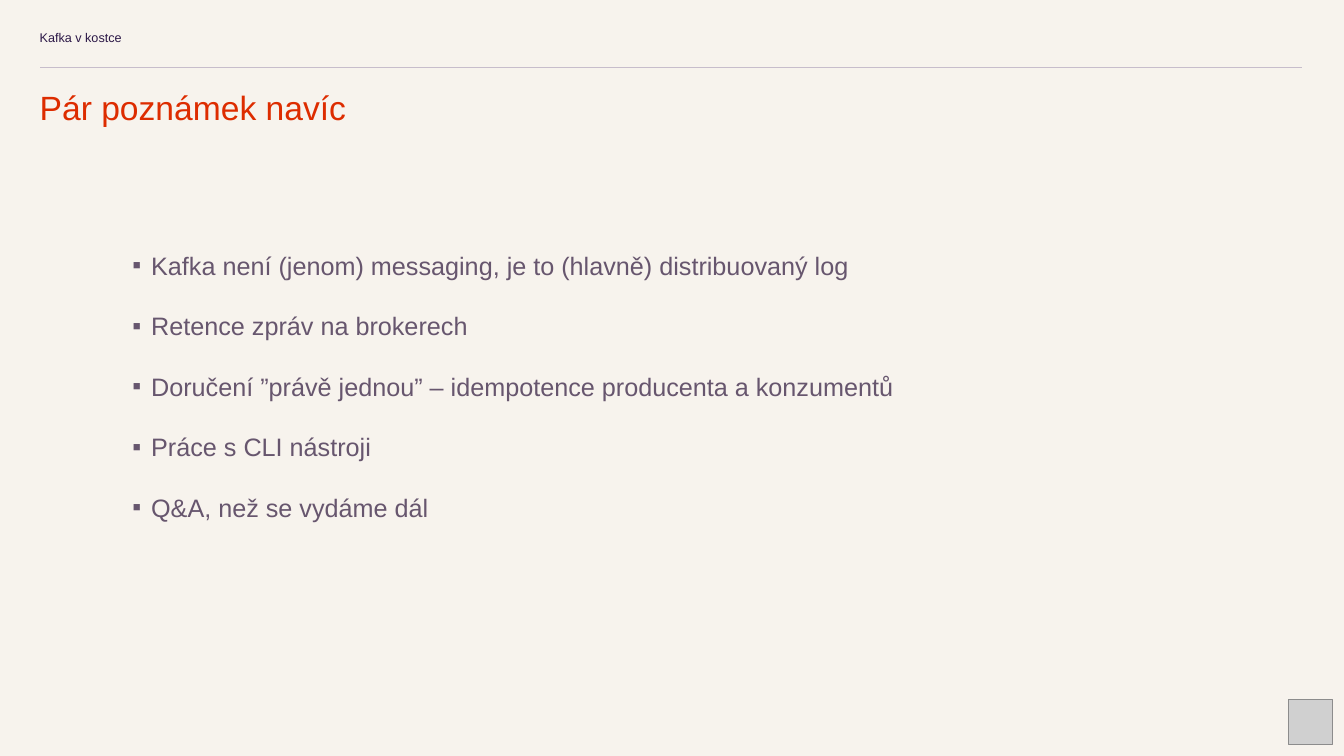
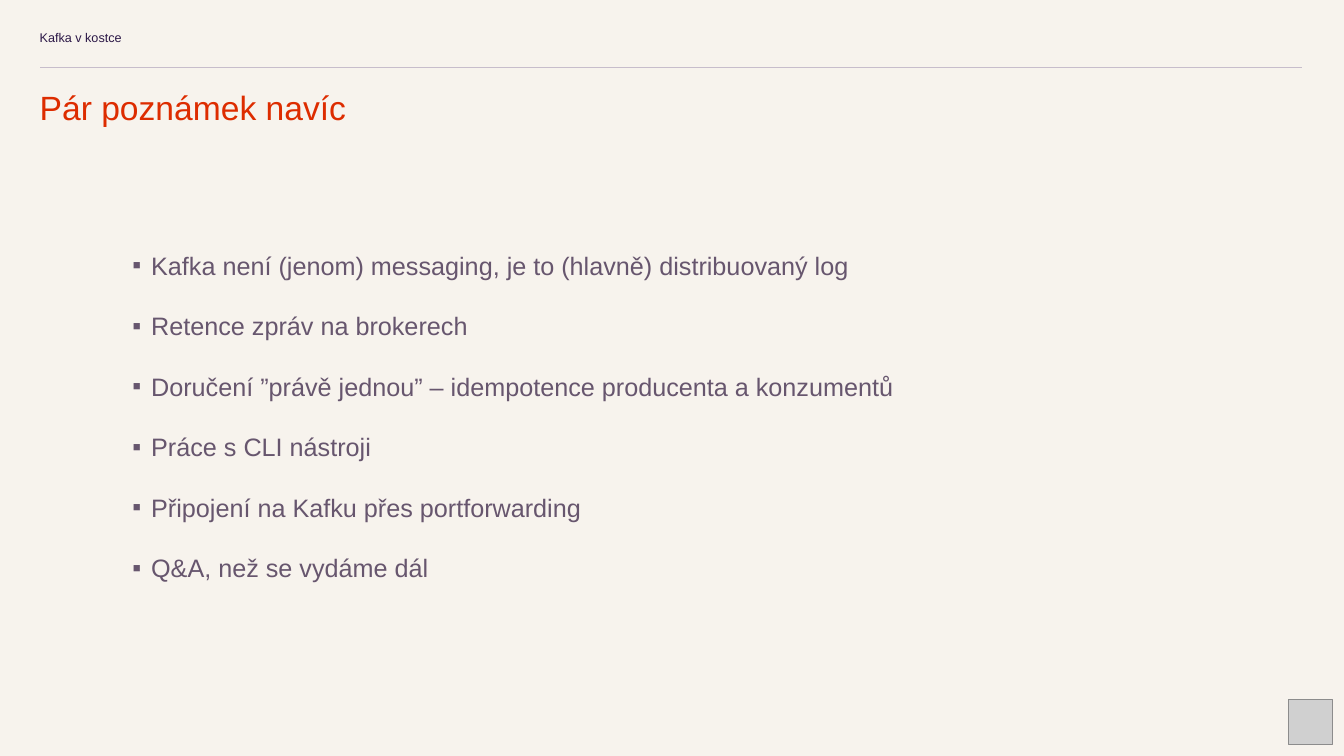
Before and after one commit to kicune/kafka_v_kostce, a slide deck: slide 17 of prez/Kafka v kostce.pptx. Drawn at 1344x756 pixels with LibreOffice and Linux fonts; fonts in the diff are those of the drawing; grey boxes stand for pictures. Boxes give left, top, right and bottom in pixels: in the first picture for what was removed or moved away, otherwise in the second. Text is boxed around its words. In the diff, an @@ line names an element or a change of style, - is before the commit and + after.

```diff
--- a/prez/Kafka v kostce.pptx
+++ b/prez/Kafka v kostce.pptx
@@ text at (151,498,581,522): paragraph added @@
+▪ Připojení na Kafku přes portforwarding
```
Also in this commit, not shown: 2 other slides changed, 14 other files.
